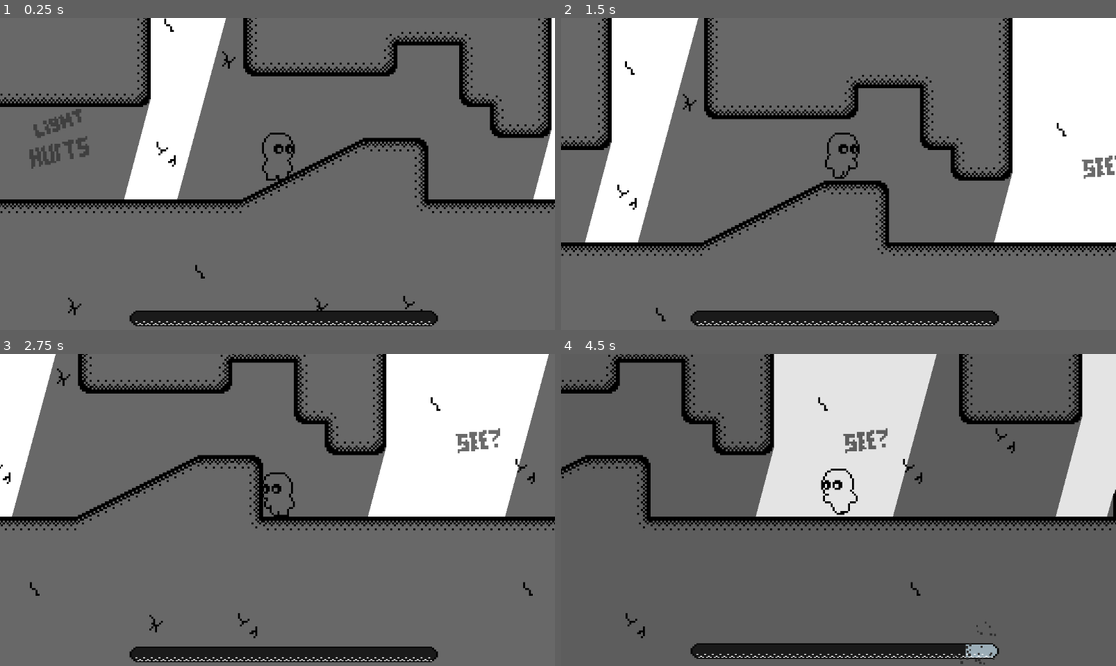
Above: before the commit, frames 1-4 (two rows, left to right).
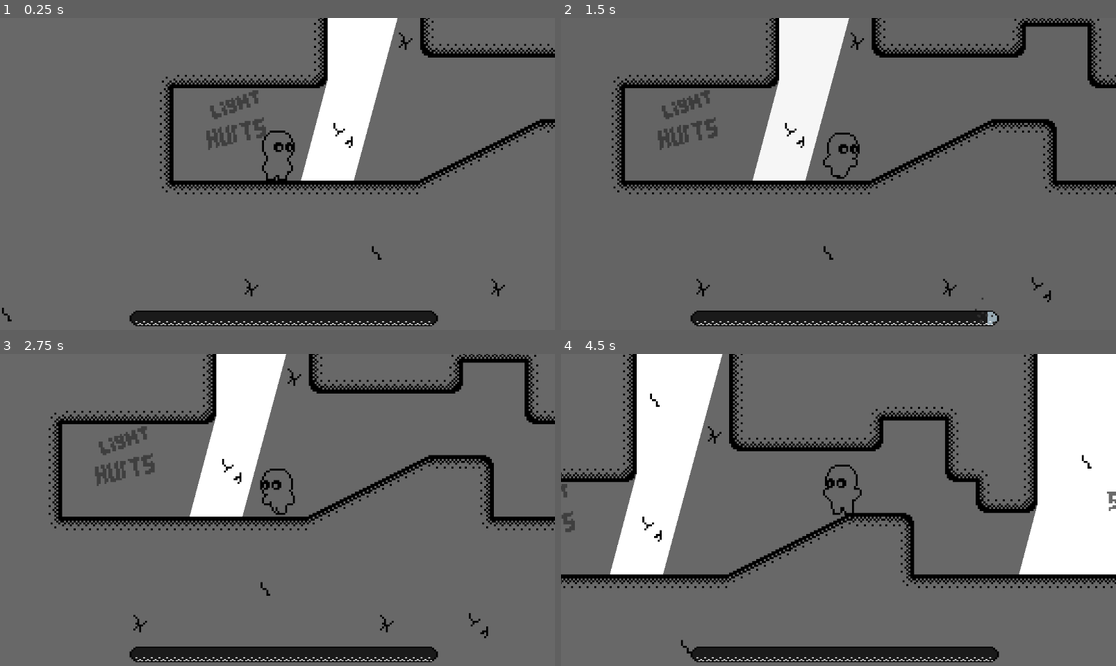
Above: after the commit, the same moments.

Repository: AyaPK/stylised-sidescroller
Game: Godot game, scene res://scenes/main.tscn
Two runs of this game, one before a commit and one after it. Both use one fixed random seed, a clock stepped at 60 frames per second and the inputs below.
Inputs:
- Up to frame 1 (0.25 s): no input
- Up to frame 2 (1.5 s): hold D (move_right) from 0.53 s (still down); tap W (jump) at 0.77 s
- Up to frame 3 (2.75 s): tap W (jump) at 1.52 s; release D (move_right) at 2.03 s; hold A (move_left) from 2.03 s (still down)
- Up to frame 4 (4.5 s): release A (move_left) at 2.78 s; hold D (move_right) 2.78-4.28 s; tap W (jump) at 3.02, 3.77 s; hold A (move_left) from 4.28 s (still down)

The runs differ from the first frame. In frame 1, 22% of the frame differs, in the area x 0-100%, y 0-98%; in frame 2, 36%; in frame 3, 30%; in frame 4, 42%, in the area x 0-100%, y 0-100%.

Commit message:
Update spawn

Diff:
--- a/scenes/main.tscn
+++ b/scenes/main.tscn
@@ -23,7 +23,7 @@
 tile_map_data = PackedByteArray("AAAAAAcAAAABAAAAAAAAAAgAAAAAAAAAAAAAAAkAAAAAAAAAAAAAAAoAAAAAAAAAAAAAAAsAAAAAAAAAAAABAA …(15408 unchanged characters)…
 
 [node name="player" parent="." instance=ExtResource("1_o5qli")]
-position = Vector2(583, 352)
+position = Vector2(216, 424)
 
 [node name="DirectionalLight2D" type="DirectionalLight2D" parent="."]
 rotation = 0.261799
